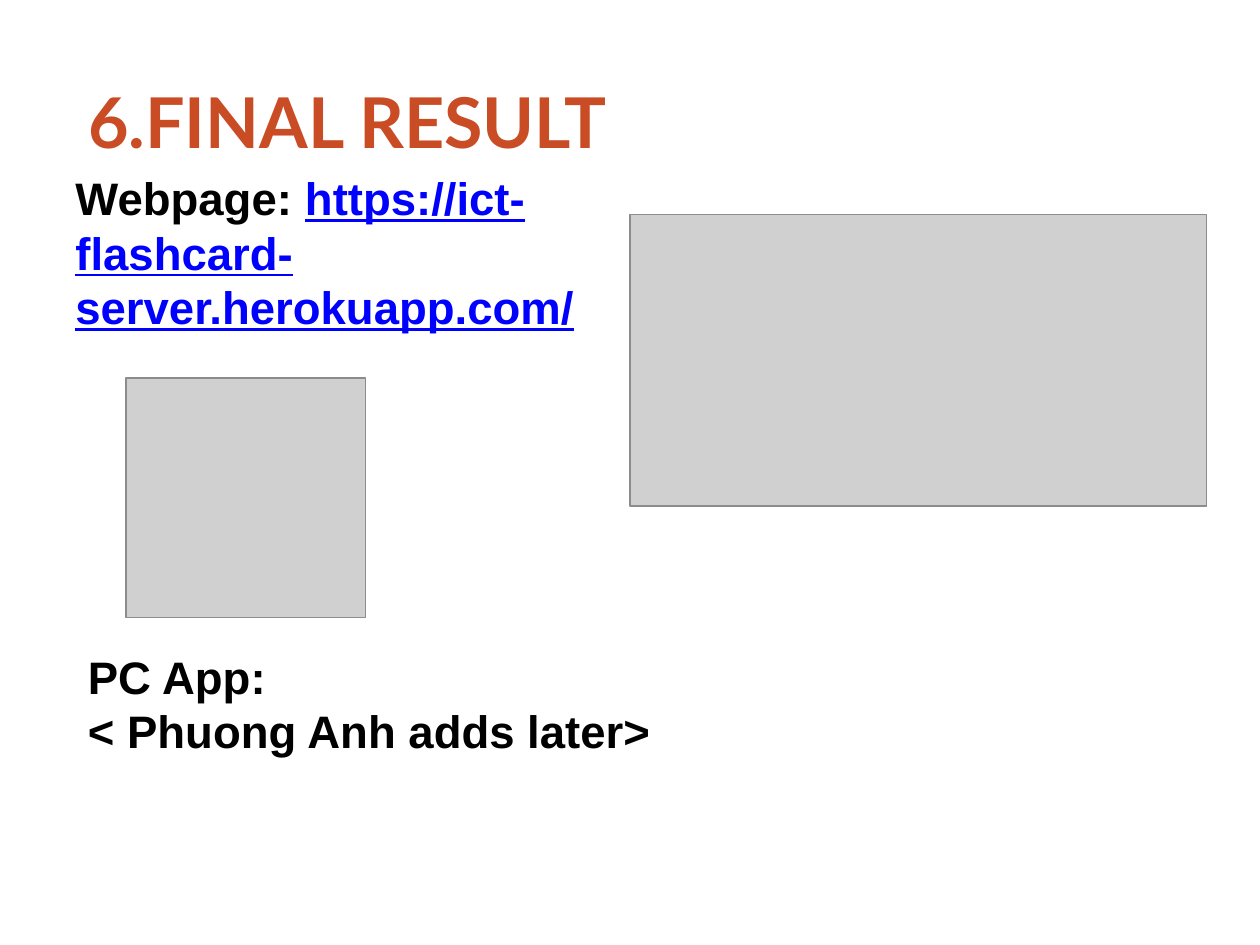
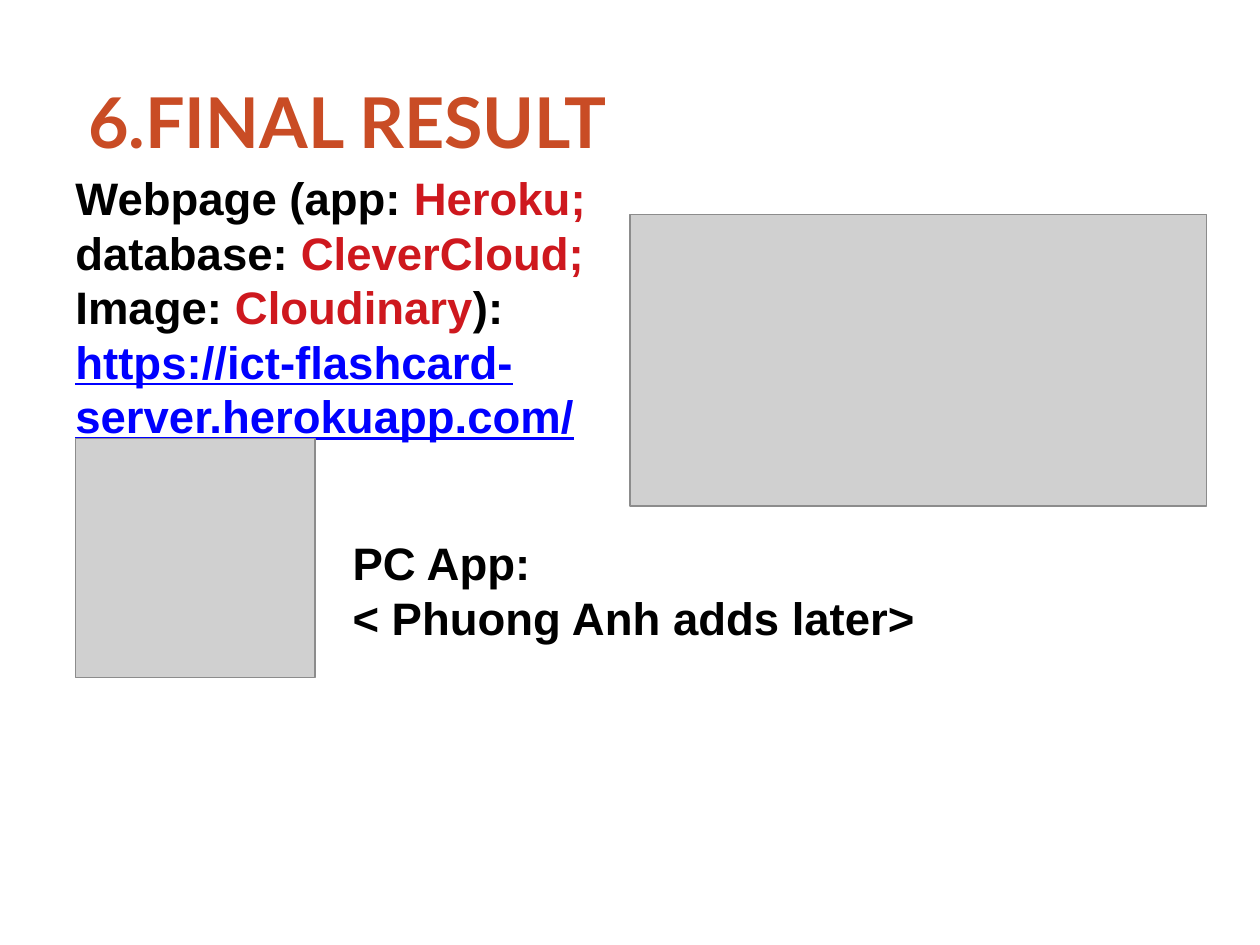
Before and after one commit to thoatran/iCT-Flashcard, a slide deck: slide 11 of docs/ReportSlides.odp (slide 9 before the commit). Drawn at 1260x945 pixels with LibreOffice and Linux fonts; fonts in the diff are those of the drawing; grey boxes stand for pictures; background and template pictures are left out. Boxes give left, top, right and bottom in pixels: in the first picture for what was removed or moved away, otherwise in the second. Text is boxed around its words. In the diff, an @@ line names an element or a change of style, - is before the commit and + after.

```diff
--- a/docs/ReportSlides.odp
+++ b/docs/ReportSlides.odp
@@ text at <box>75,182,586,443</box>: text changed @@
-Webpage: https://ict-flashcard-server.herokuapp.com/
+Webpage (app: Heroku; database: CleverCloud;
+Image: Cloudinary): https://ict-flashcard-server.herokuapp.com/
@@ picture: place and size @@
-picture at <box>126,378,365,617</box>
+picture at <box>76,438,315,678</box>
@@ text "PC App:": place and size @@
-text "PC App:" at <box>88,662,650,758</box>
+text "PC App:" at <box>353,548,915,644</box>
```
Also in this commit, not shown: 3 other slides changed, 2 slides added, 1 other file.
